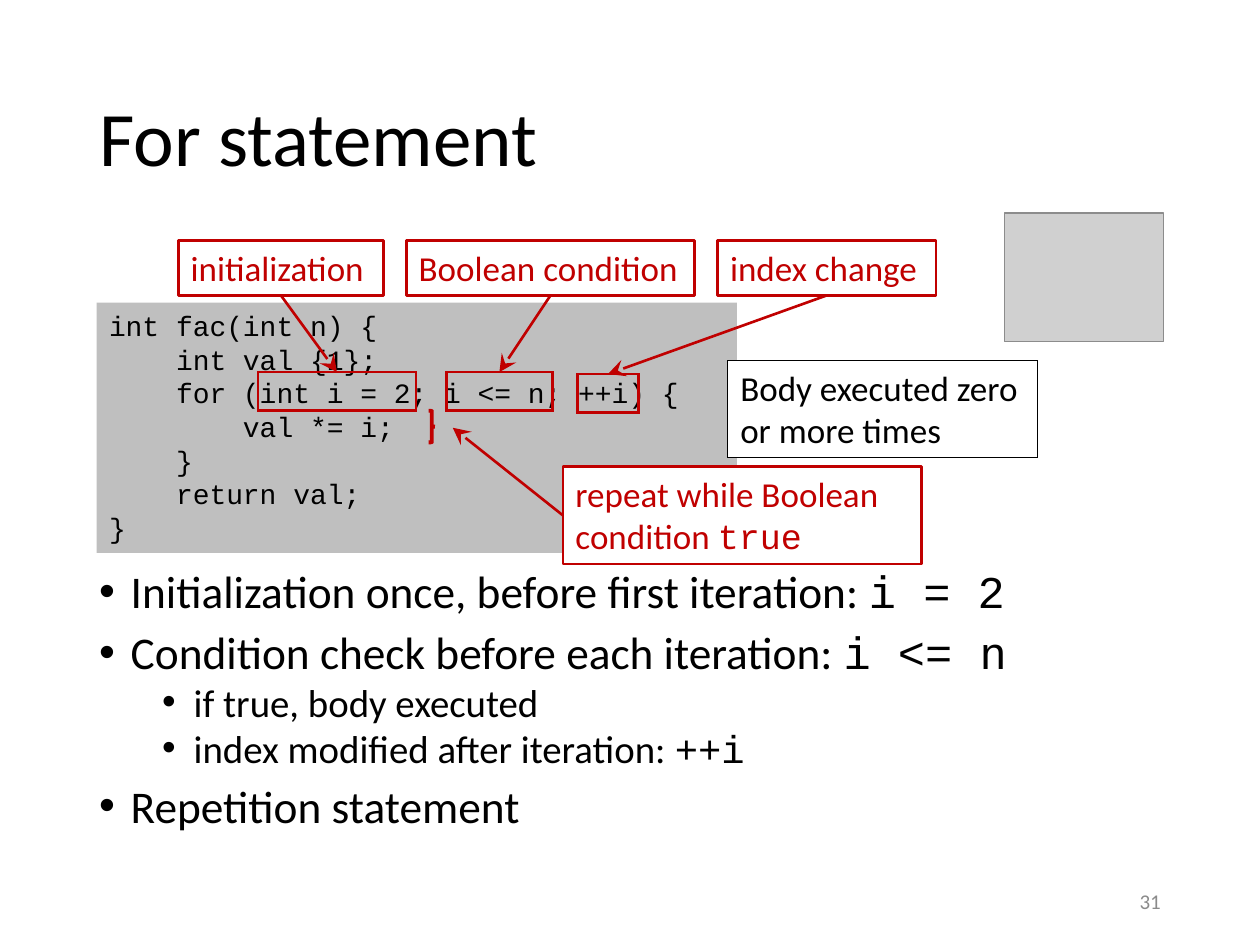
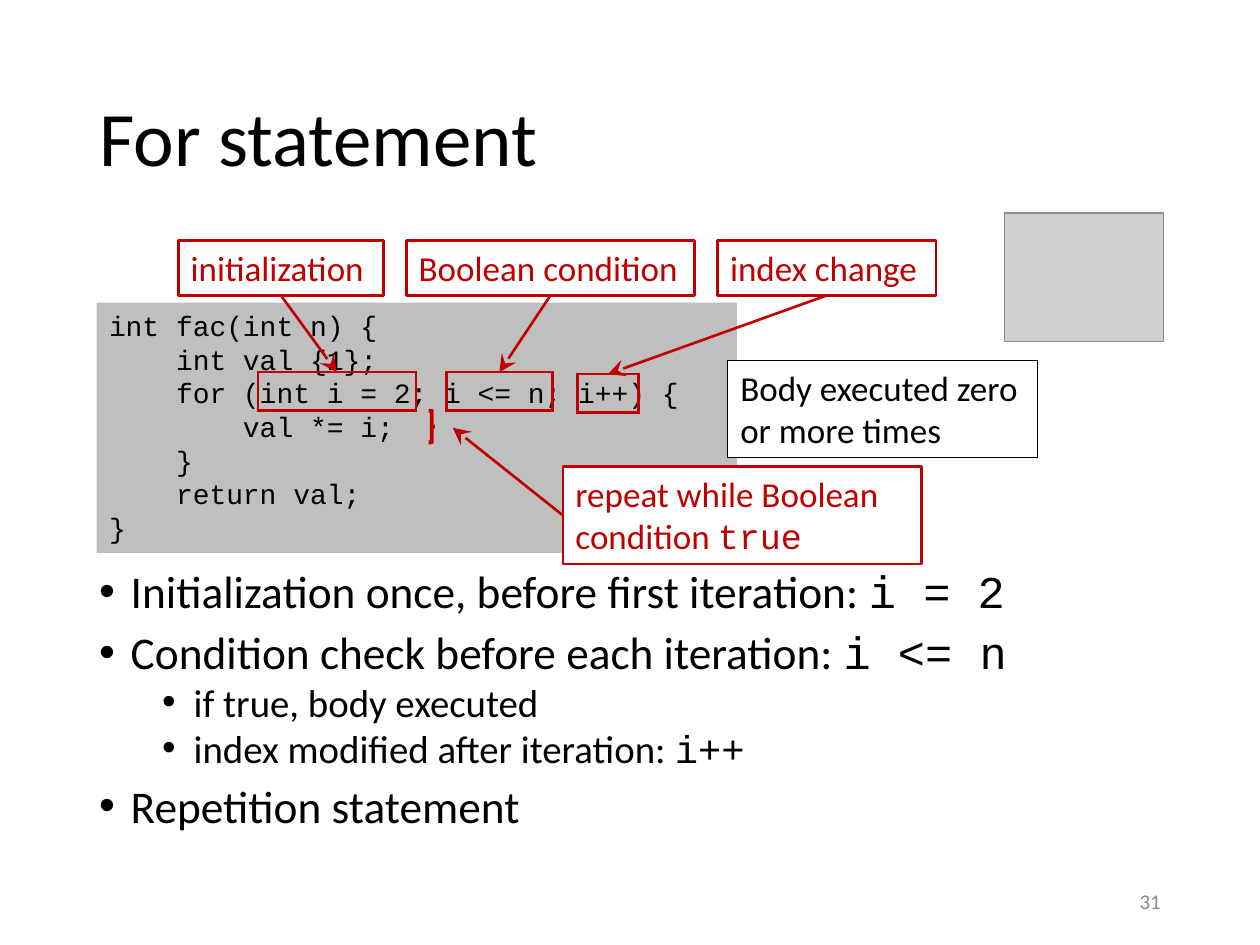
Before and after one commit to gjbex/training-material, a slide deck: slide 31 of CPlusPlus/scientific_cpp.pptx. Drawn at 1260x945 pixels with LibreOffice and Linux fonts; fonts in the diff are those of the drawing; grey boxes stand for pictures. Boxes give left, top, right and bottom in pixels: in the first picture for what was removed or moved away, otherwise in the second. Text is boxed around its words. In the diff, an @@ line names an element or a change of style, - is before the commit and + after.

```diff
--- a/CPlusPlus/scientific_cpp.pptx
+++ b/CPlusPlus/scientific_cpp.pptx
@@ text in rectangle at bbox=[176, 384, 645, 412]: text changed @@
-for (int i = 2; i <= n; ++i) {
+for (int i = 2; i <= n; i++) {
@@ text at bbox=[194, 735, 745, 764]: text changed @@
-  • index modified after iteration: ++i
+  • index modified after iteration: i++
```
Also in this commit, not shown: 25 other slides changed.
